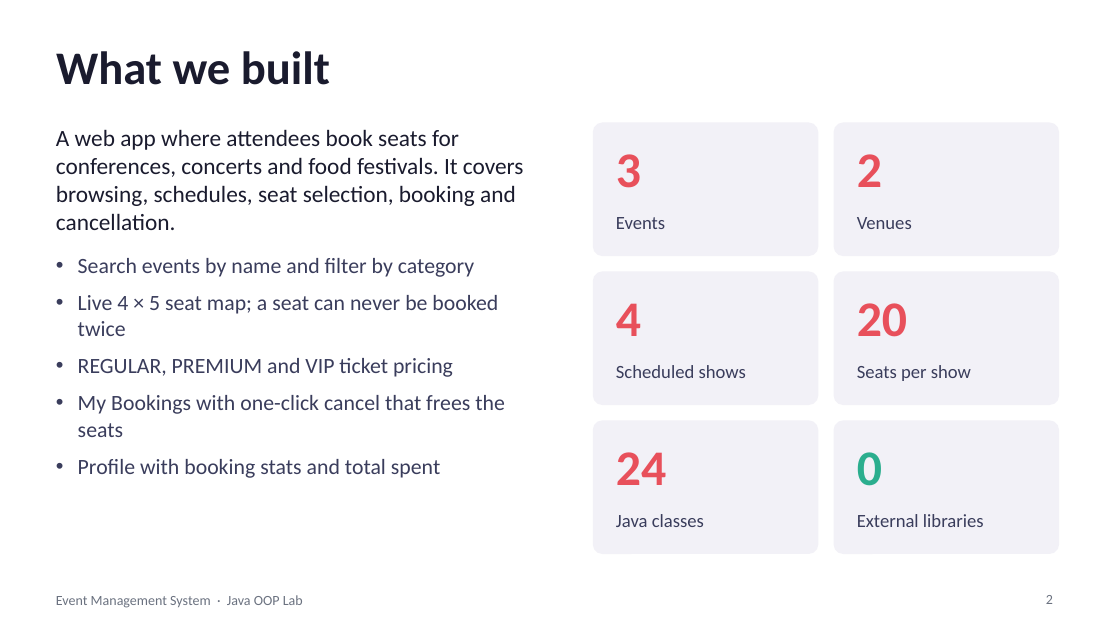
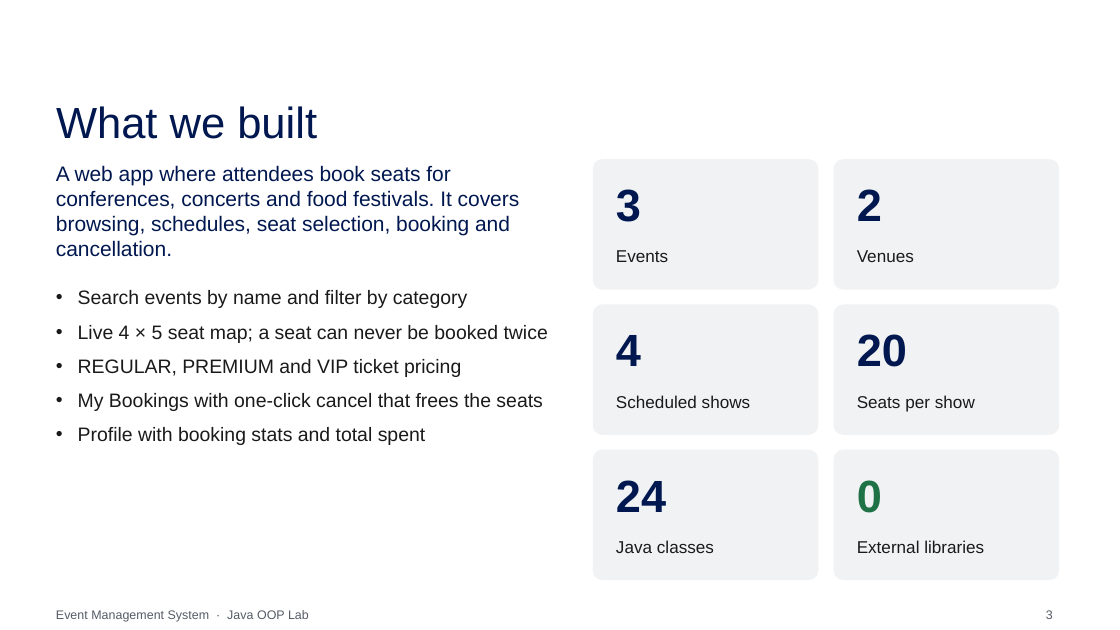
Before and after one commit to SuyashAnupam/Event-Mangement-Platform, a slide deck: slide 3 of Event_Management_System_OOP.pptx (slide 2 before the commit). Drawn at 1120x630 pixels with LibreOffice and Linux fonts; fonts in the diff are those of the drawing; background and template pictures are left out. Boxes give left, top, right and bottom in pixels: in the first picture for what was removed or moved away, otherwise in the second. Text is boxed around its words. In the diff, an @@ line names an element or a change of style, - is before the commit and + after.

```diff
--- a/Event_Management_System_OOP.pptx
+++ b/Event_Management_System_OOP.pptx
@@ title "What we built": place and size @@
-title "What we built" at box(56, 51, 330, 85)
+title "What we built" at box(56, 106, 317, 139)
@@ title "What we built" at box(56, 106, 317, 139): size 30 to 28 pt, font Calibri to Arial, text colour #1A1B2E to #00174F, bold off @@
@@ text "A web app where attendees ..." at box(56, 165, 520, 257): size 15 to 13.5 pt, font Calibri to Arial, text colour #1A1B2E to #00174F @@
@@ 7 texts, 4 rounded rectangles: place and size @@
-7 texts, 4 rounded rectangles at box(56, 123, 1058, 404)
+7 texts, 4 rounded rectangles at box(56, 160, 1058, 435)
@@ fill #F2F1F7 to #F1F2F4; outline #F2F1F7 1 pt to #F1F2F4 1 pt in 6 elements at box(594, 450, 818, 579), box(834, 450, 1058, 579), box(594, 306, 818, 435), box(834, 306, 1058, 435), box(594, 160, 818, 289), box(834, 160, 1058, 289) @@
@@ size 32 to 29 pt, font Calibri to Arial, text colour #E8505B to #00174F in 5 elements at box(616, 480, 666, 512), box(616, 335, 641, 366), box(857, 334, 907, 367), box(616, 189, 641, 222), box(857, 189, 882, 221) @@
@@ size 12 to 11 pt, font Calibri to Arial, text colour #3A3D5C to #1A1A1A in 6 elements at box(616, 540, 714, 553), box(857, 540, 984, 553), box(616, 395, 751, 408), box(857, 395, 975, 412), box(616, 250, 668, 262), box(857, 250, 914, 262) @@
@@ text "Search events by name and ..." at box(78, 290, 548, 445): size 14 to 12.5 pt, font Calibri to Arial, text colour #3A3D5C to #1A1A1A @@
@@ 4 texts, 2 rounded rectangles: place and size @@
-4 texts, 2 rounded rectangles at box(594, 365, 1058, 553)
+4 texts, 2 rounded rectangles at box(594, 395, 1058, 579)
@@ text "0" at box(857, 480, 882, 513): size 32 to 29 pt, font Calibri to Arial, text colour #2BAE8E to #1F7246 @@
@@ text "Java classes": place and size @@
-text "Java classes" at box(616, 514, 704, 527)
+text "Java classes" at box(616, 540, 714, 553)
@@ text "External libraries": place and size @@
-text "External libraries" at box(857, 514, 984, 527)
+text "External libraries" at box(857, 540, 984, 553)
@@ text "Event Management System · Java ...": place and size @@
-text "Event Management System · Java ..." at box(56, 595, 303, 608)
+text "Event Management System · Java ..." at box(56, 610, 309, 622)
@@ text "Event Management System · Java ..." at box(56, 610, 309, 622): size 9 to 8 pt, font Calibri to Arial, text colour #6B7280 to #555B66 @@
@@ page number at box(1046, 610, 1053, 619): text changed; size 9 to 8 pt; font Calibri to Arial; text colour #6B7280 to #555B66 @@
-2
+3
```
Also in this commit, not shown: 26 other slides changed, 2 slides added, 1 slide removed.
